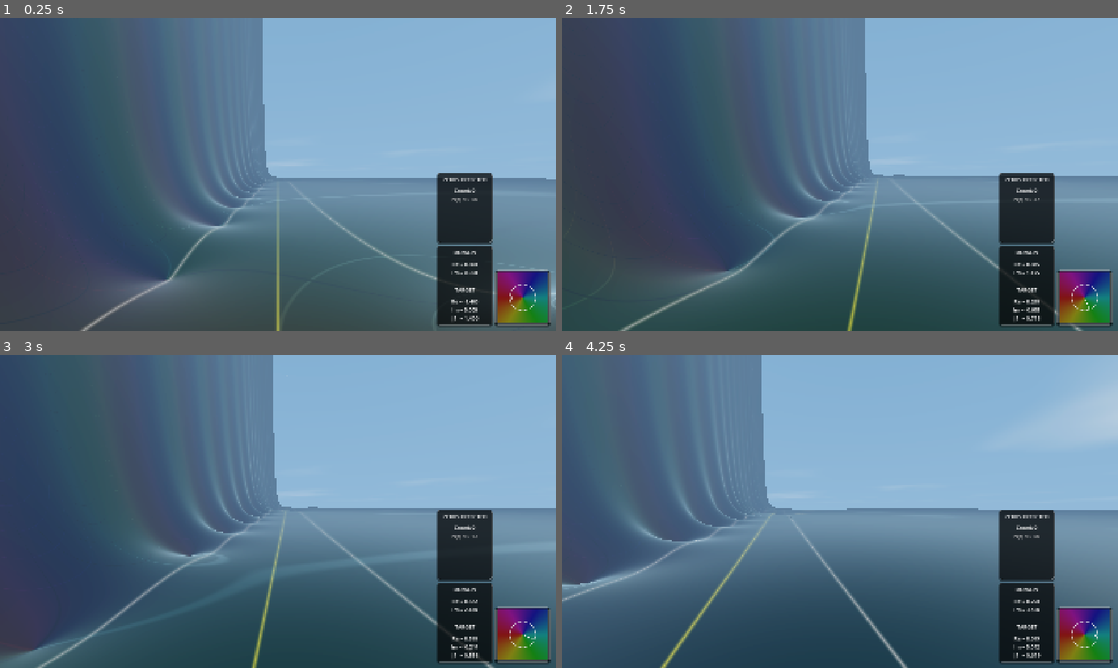
Above: before the commit, frames 1-4 (two rows, left to right).
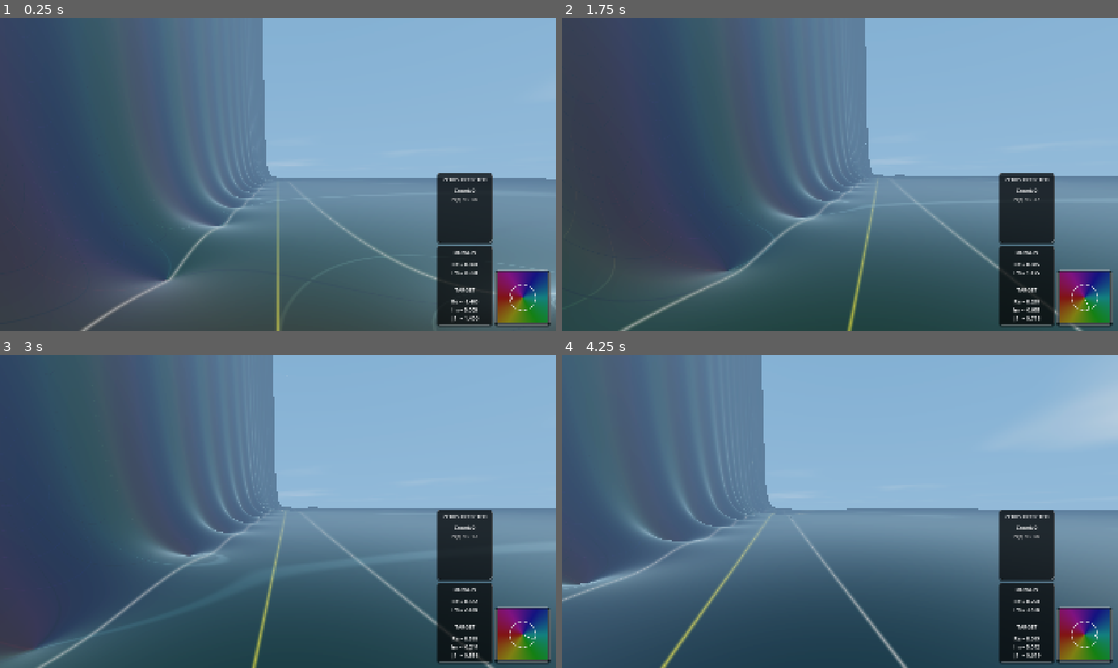
Above: after the commit, the same moments.

Repository: allanino/complex-functions-explorer
Game: Godot game, scene res://core/main.tscn
Same seed, same stepped clock (60 frames per second), same inputs: the game is played once before the commit and once after it.
Inputs (mouse positions are in pixels of both pictures, inside the frame that each line leads up to):
- Up to frame 1 (0.25 s): no input
- Up to frame 2 (1.75 s): tap Enter at 0.5 s; move the mouse to (867, 174) at 0.52 s; hold W (move_forward) from 0.53 s (still down); tap G at 0.6 s; click (867, 174) at 0.67 s; tap Space at 0.77, 1.52 s; move the mouse to (812, 174) at 1.27 s; tap N at 1.35 s
- Up to frame 3 (3 s): keep holding W (move_forward); move the mouse to (289, 505) at 2.02 s; tap C at 2.1 s; move the mouse to (272, 517) at 2.77 s; tap Z at 2.85 s; click (272, 517) at 2.92 s
- Up to frame 4 (4.25 s): keep holding W (move_forward); tap Space at 3.02, 3.77 s; move the mouse to (878, 514) at 3.52 s; tap R at 3.6 s

The runs differ from the first frame. In frame 1, less than 0.1% of the frame differs, in the area x 47-49%, y 19-50%; in frame 2, less than 0.1%; in frame 3, less than 0.1%; in frame 4, less than 0.1%, in the area x 24-38%, y 11-60%.

Commit message:
refactor: simplify terrain LOD settings and remove unused lowest detail option

Diff:
--- a/terrain/terrain.gd
+++ b/terrain/terrain.gd
@@ -138,19 +138,16 @@
 func _update_lod_subs():
 	match Config.terrain_detail:
 		0: # High
-			LOD_SUBS = [1023, 511, 255, 127, 63, 31]
+			LOD_SUBS = [255, 255, 255, 127, 127, 127]
 		1: # Medium
-			LOD_SUBS = [511, 255, 127, 63, 31, 15]
+			LOD_SUBS = [255, 127, 63, 31, 15, 7]
 		2: # Low
-			LOD_SUBS = [255, 127, 63, 31, 15, 7]
-		3: # Lowest
 			LOD_SUBS = [127, 63, 31, 15, 7, 3]
 
 func _get_lod_level(coord: Vector2i, player_coord: Vector2i) -> int:
 	var dx = abs(coord.x - player_coord.x)
 	var dz = abs(coord.y - player_coord.y)
 	var dist = max(dx, dz)
-
 
 	if dist <= 0:
 		return 0
--- a/ui/menu.gd
+++ b/ui/menu.gd
@@ -248,7 +248,6 @@
 	terrain_detail_button.add_item("High")
 	terrain_detail_button.add_item("Medium")
 	terrain_detail_button.add_item("Low")
-	terrain_detail_button.add_item("Lowest")
 
 	aa_button.clear()
 	aa_button.add_item("Disabled (fastest)")
